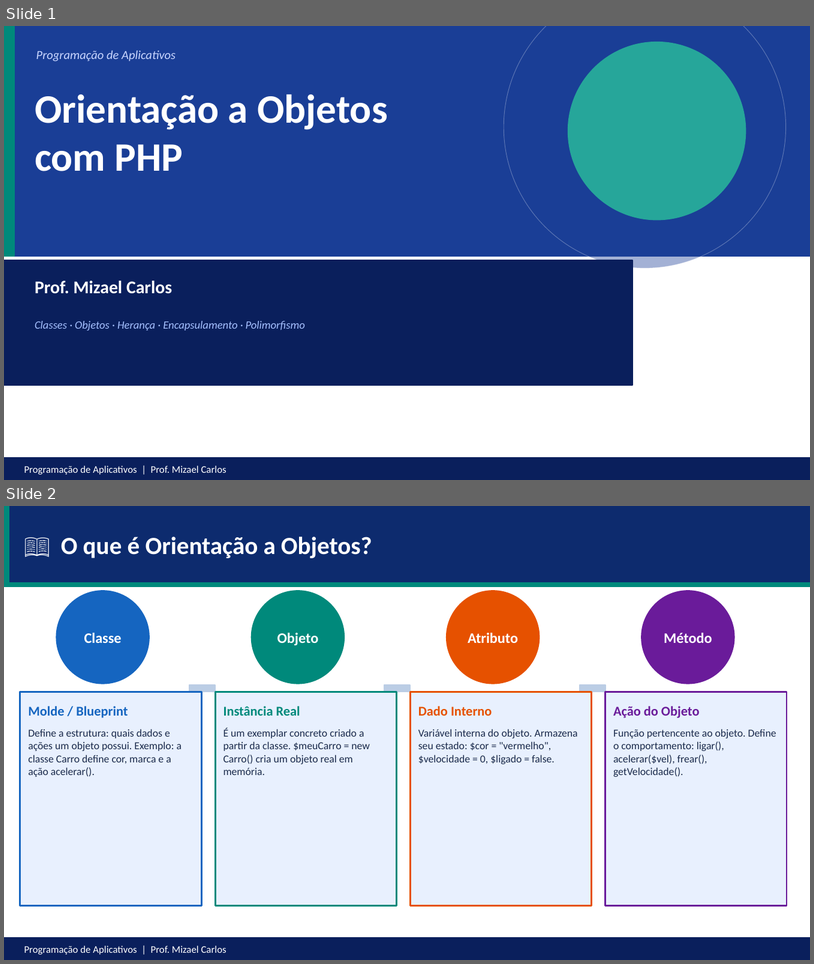
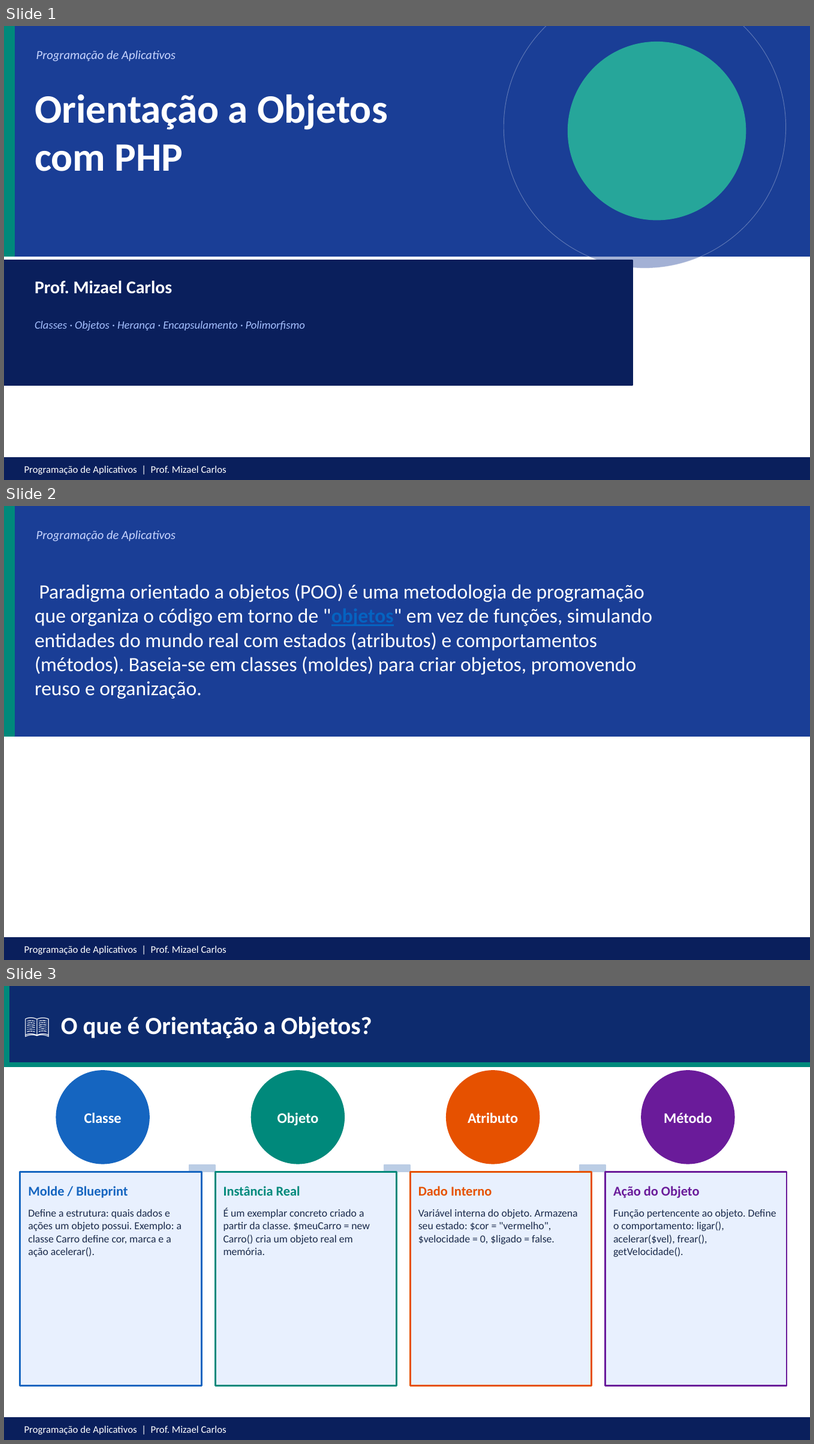
Before and after one commit to mizaelcarlos/Tecnico-em-Desenvolvimento-de-Sistemas, a slide deck: Programação de aplicativos/8 - OOP com PHP.pptx. Shown one above the other, each under a label of ours: slides 1 and 2 before the commit, slides 1, 2 and 3 after it. The pictures are 814x964 and 814x1444 pixels, drawn with LibreOffice and Linux fonts; fonts in the diff are those of the drawing. Boxes give left, top, right and bottom in pixels: in the first picture for what was removed or moved away, otherwise in the second. Text is boxed around its words. In the diff, an @@ line names an element or a change of style, - is before the commit and + after.

```diff
--- a/Programação de aplicativos/8 - OOP com PHP.pptx
+++ b/Programação de aplicativos/8 - OOP com PHP.pptx
@@ slide 2 added at box(4, 506, 810, 960), background #FFFFFF @@
@@ rectangle added at box(4, 506, 810, 736), fill #1A3E96, outline #1A3E96 1 pt @@
@@ rectangle added at box(4, 506, 14, 736), fill #00897B, outline #00897B 1 pt @@
@@ text added at box(36, 530, 176, 541), 11 pt, text #C9D6FF, italic @@
+Programação de Aplicativos
@@ text added at box(35, 583, 653, 699), 18 pt, text #FFFFFF @@
+Paradigma orientado a objetos (POO) é uma metodologia de programação que organiza o código em torno de "objetos" em vez de funções, simulando entidades do mundo real com estados (atributos) e comportamentos (métodos). Baseia-se em classes (moldes) para criar objetos, promovendo reuso e organização.
@@ rectangle added at box(4, 937, 810, 960), fill #0A1F5C, outline #0A1F5C 1 pt @@
@@ text added at box(24, 945, 227, 954), 9 pt, text #FFFFFF @@
+Programação de Aplicativos | Prof. Mizael Carlos
@@ what was slide 2 is now slide 3 @@
```
Also in this commit, not shown: 1 slide changed, 2 other files.
